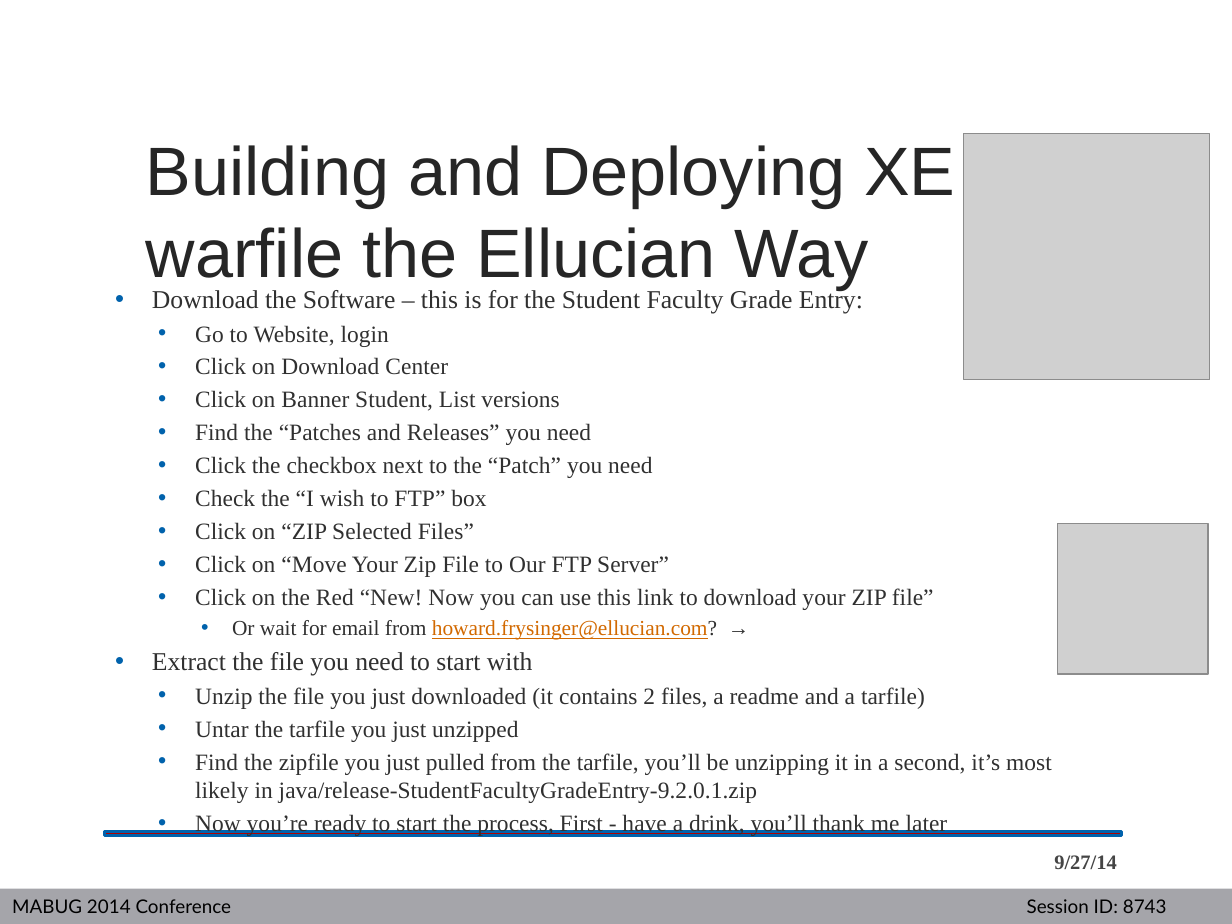
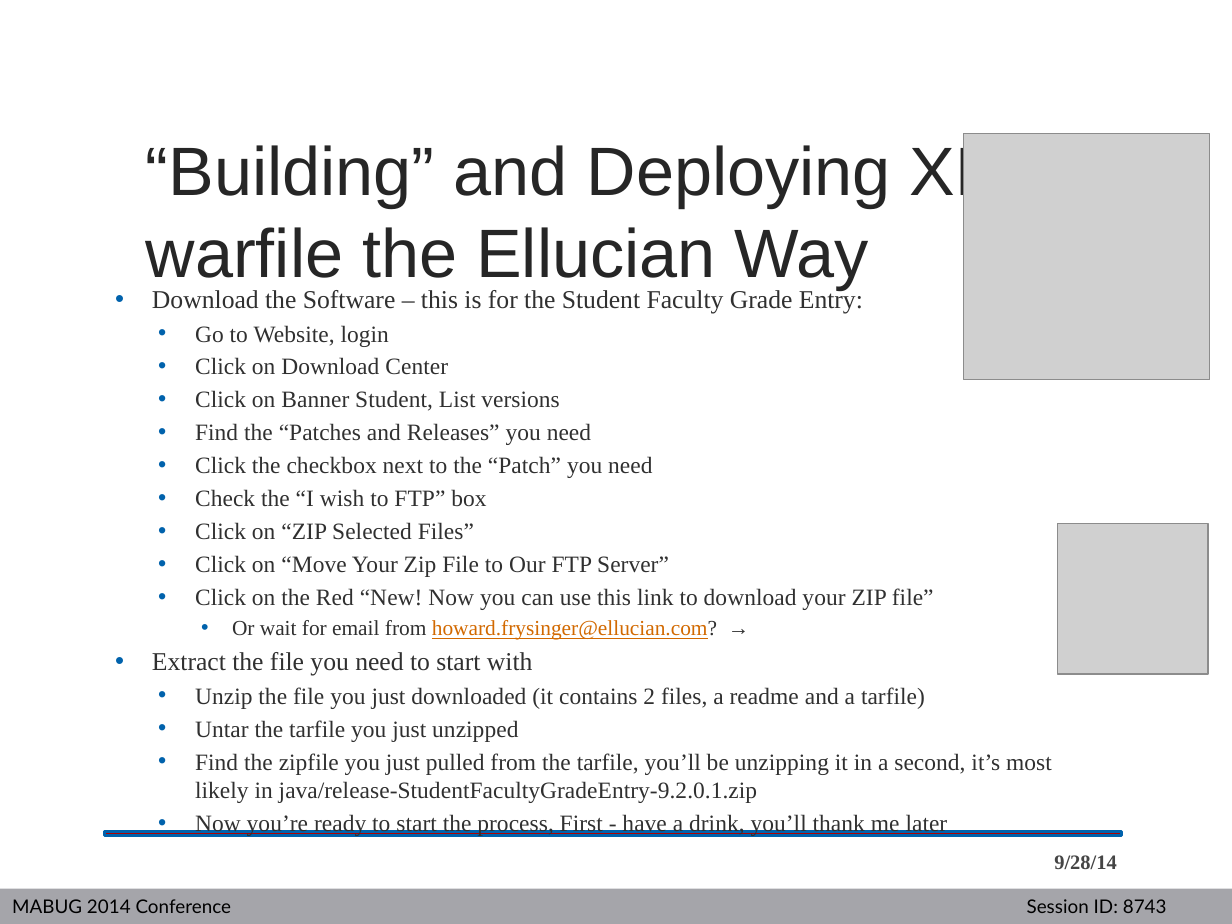
Before and after one commit to crpeck/mabug-2014, a slide deck: slide 23 of MABUG2014-8743.pptx (slide 22 before the commit). Drawn at 1232x924 pixels with LibreOffice and Linux fonts; fonts in the diff are those of the drawing; grey boxes stand for pictures; background and template pictures are left out. Boxes give left, top, right and bottom in pixels: in the first picture for what was removed or moved away, otherwise in the second. Text is boxed around its words. In the diff, an @@ line names an element or a change of style, - is before the commit and + after.

```diff
--- a/MABUG2014-8743.pptx
+++ b/MABUG2014-8743.pptx
@@ title at box(146, 141, 1001, 290): text changed @@
-Building and Deploying XE warfile the Ellucian Way
+“Building” and Deploying XE warfile the Ellucian Way
@@ text at box(1054, 855, 1117, 869): text changed @@
-9/27/14
+9/28/14
```
Also in this commit, not shown: 10 other slides changed, 1 slide added.
